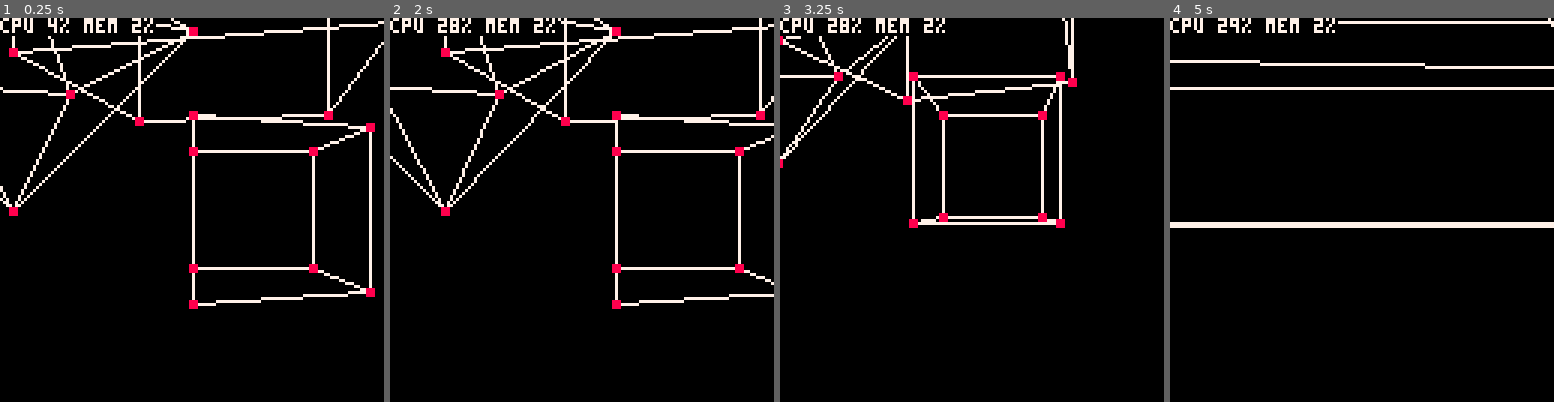
Above: before the commit, frames 1-4 (left to right).
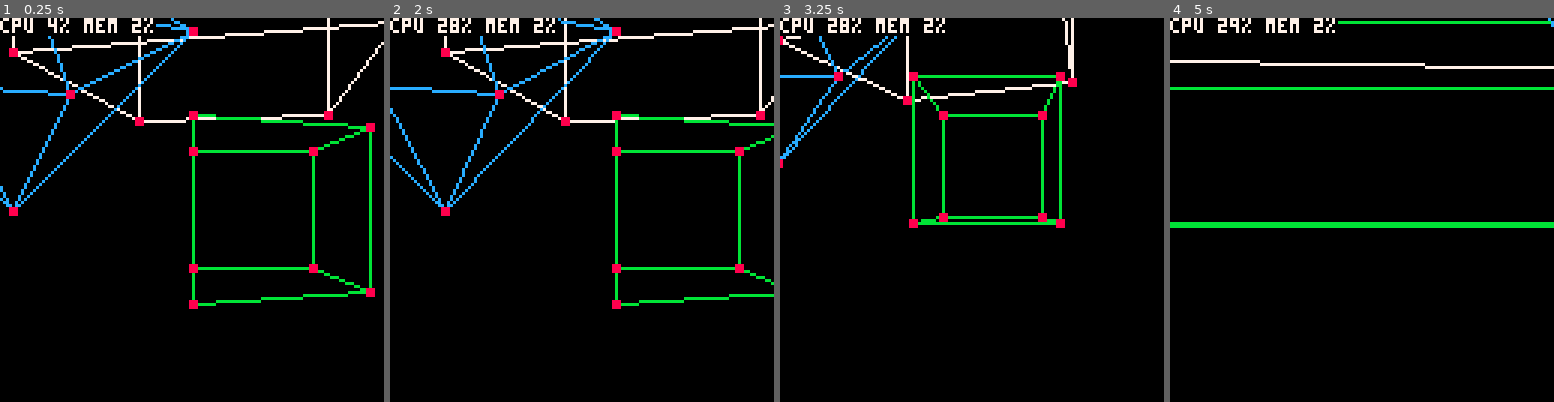
Above: after the commit, the same moments.

Repository: Cuttleshock/PICO-8-recipes
Game: PICO-8 cartridge 3d_no_oo.p8
Same seed, same stepped clock (60 frames per second), same inputs: the game is played once before the commit and once after it.
Inputs:
- Up to frame 1 (0.25 s): no input
- Up to frame 2 (2 s): tap X (X key) at 1.07 s; hold Left from 1.97 s (still down)
- Up to frame 3 (3.25 s): tap X (X key) every 0.33 s from 2.07 to 3.07 s; release Left at 2.37 s; hold Down 2.42-2.82 s; hold Right from 2.87 s (still down)
- Up to frame 4 (5 s): tap X (X key) every 0.33 s from 3.4 to 4.73 s; release Right at 3.53 s; hold Up 3.58-4.08 s; hold Right 4.13-4.53 s; hold Down from 4.58 s (still down)

The runs differ from the first frame. In frame 1, 3.4% of the frame differs, in the area x 0-97%, y 0-75%; in frame 2, 3.3%; in frame 3, 2.7%; in frame 4, 2.8%.

Commit message:
Colourise models!

Diff:
--- a/3d_no_oo.p8
+++ b/3d_no_oo.p8
@@ -168,8 +168,8 @@
 -->8
 -- model definition
 
-function init_model(fs,vs,disp,scale,phi)
-	local m={fs=fs,vs={}}
+function init_model(fs,vs,disp,scale,phi,col)
+	local m={fs=fs,vs={},col=col}
 	for v in all(vs) do
 		add(m.vs,{
 			((v[1]*cos(phi)+v[2]*sin(phi))+disp[1])*scale,
@@ -185,7 +185,7 @@
 		for i=1,#f do
 			local v0=m.vs[f[i]]
 			local v1=m.vs[f[i+1]] or m.vs[f[1]]
-			line(get_sx(v0),get_sy(v0),get_sx(v1),get_sy(v1),7) -- white
+			line(get_sx(v0),get_sy(v0),get_sx(v1),get_sy(v1),m.col)
 		end
 	end
 	for v in all(m.vs) do
@@ -211,8 +211,8 @@
 	{3,4,8,7},
 	{5,6,7,8},
 }
-function make_cube(disp,scale,phi)
-	add(models,init_model(cube_fs,cube_vs,disp,scale,phi))
+function make_cube(disp,scale,phi,col)
+	add(models,init_model(cube_fs,cube_vs,disp,scale,phi,col))
 end
 
 octa_vs = {
@@ -233,8 +233,8 @@
 	{6,4,5},
 	{6,5,2},
 }
-function make_octa(disp,scale,phi)
-	add(models,init_model(octa_fs,octa_vs,disp,scale,phi))
+function make_octa(disp,scale,phi,col)
+	add(models,init_model(octa_fs,octa_vs,disp,scale,phi,col))
 end
 
 -->8
@@ -243,9 +243,9 @@
 function _init()
 	pov={0,0,0,phi=0}
 	models={}
-	make_cube({-0.5,1,0.5},1,0.2)
-	make_cube({0,2,-0.5},0.5,0)
-	make_octa({-1,2,0},0.5,0)
+	make_cube({-0.5,1,0.5},1,0.2,7)
+	make_cube({0,2,-0.5},0.5,0,11)
+	make_octa({-1,2,0},0.5,0,12)
 end
 
 function _update()
